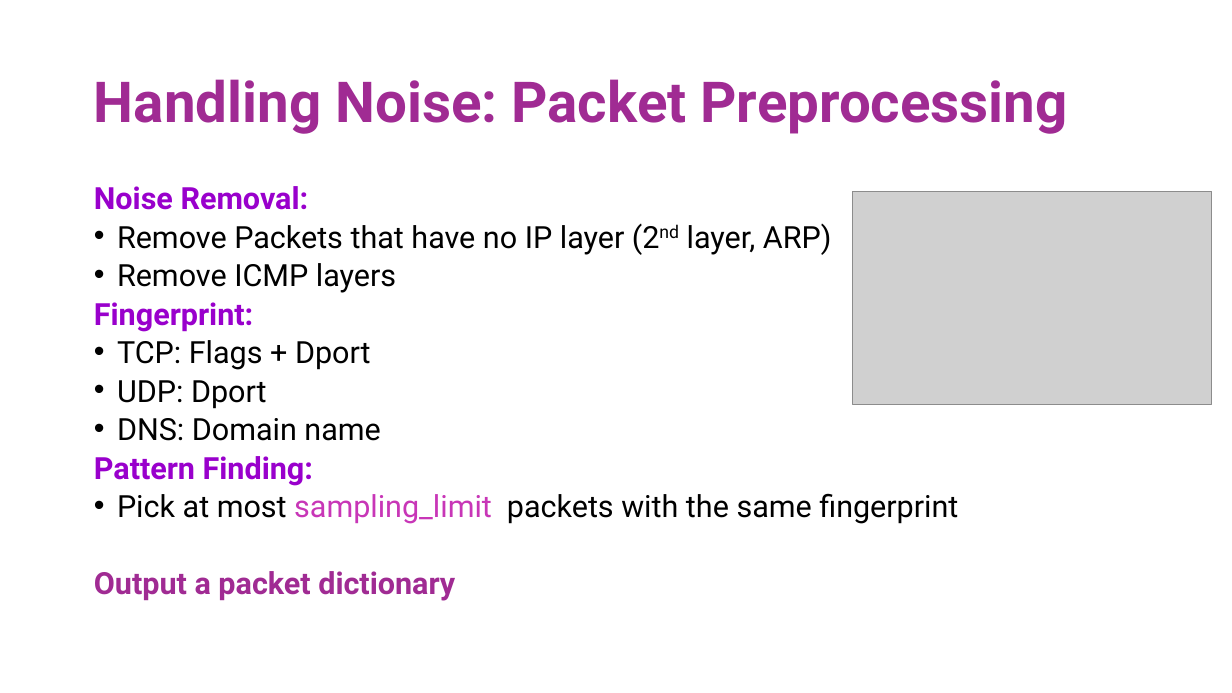
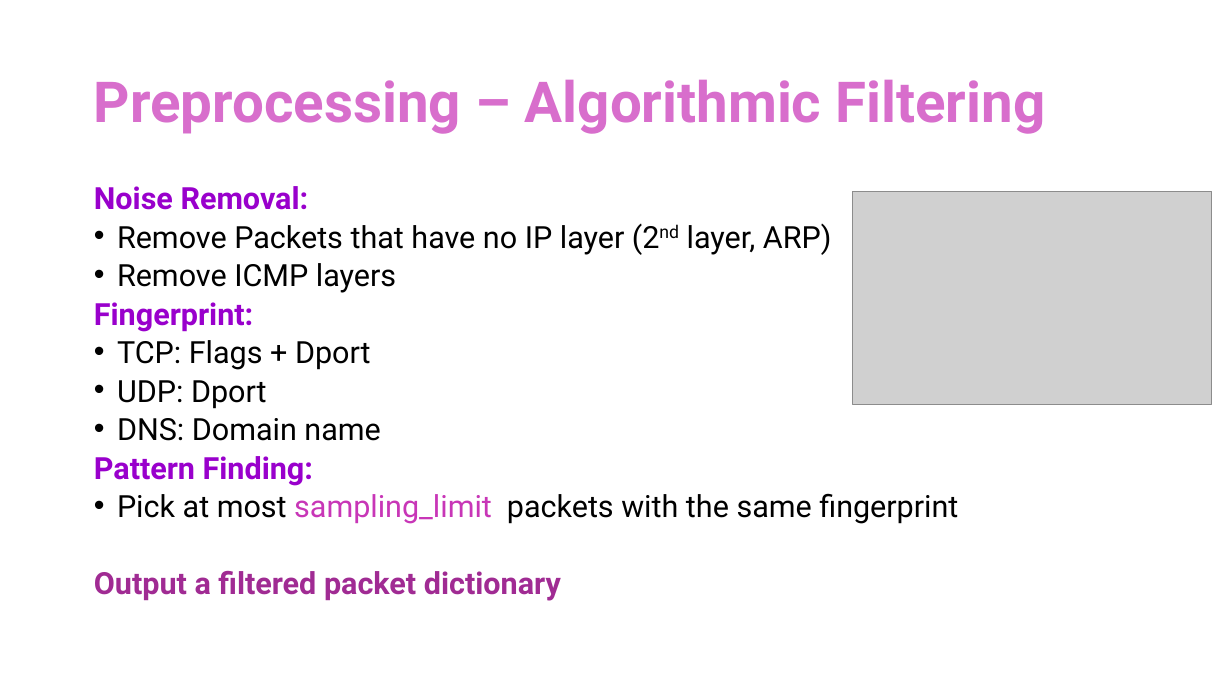
Before and after one commit to gshachar12/auto-diagram, a slide deck: slide 12 of Pcaplot_presentation.pptx (slide 11 before the commit). Drawn at 1232x693 pixels with LibreOffice and Linux fonts; fonts in the diff are those of the drawing; grey boxes stand for pictures. Boxes give left, top, right and bottom in pixels: in the first picture for what was removed or moved away, otherwise in the second. Text is boxed around its words. In the diff, an @@ line names an element or a change of style, - is before the commit and + after.

```diff
--- a/Pcaplot_presentation.pptx
+++ b/Pcaplot_presentation.pptx
@@ title at bbox=[94, 79, 1045, 134]: text changed; text colour #A02B93 to #D86ECC @@
-Handling Noise: Packet Preprocessing
+Preprocessing – Algorithmic Filtering
@@ text at bbox=[94, 571, 561, 601]: text changed @@
-Output a packet dictionary
+Output a filtered packet dictionary
```
Also in this commit, not shown: 12 other slides changed, 12 slides added, 16 slides removed, 30 other files.
